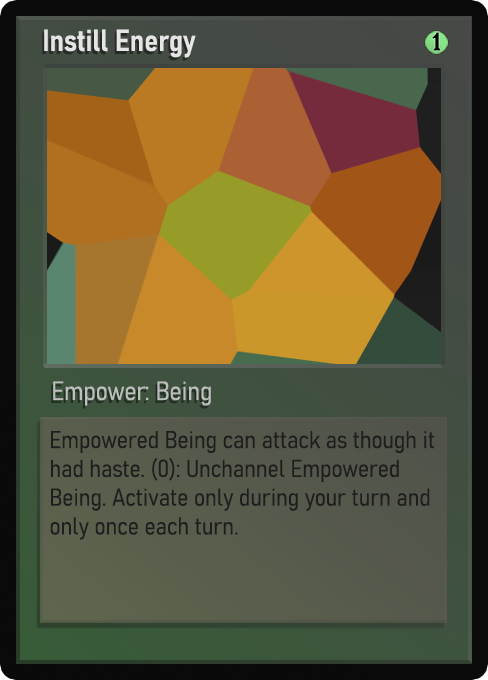
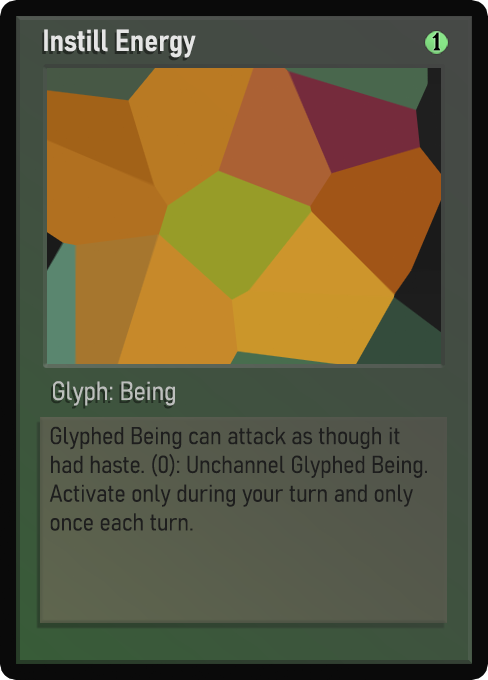
Before/after of a 488 × 680 layered artwork. What changed in the layer stack:
painted on "Class" over [53, 381, 211, 406]
painted on "Desc_norm" over [49, 426, 434, 540]
